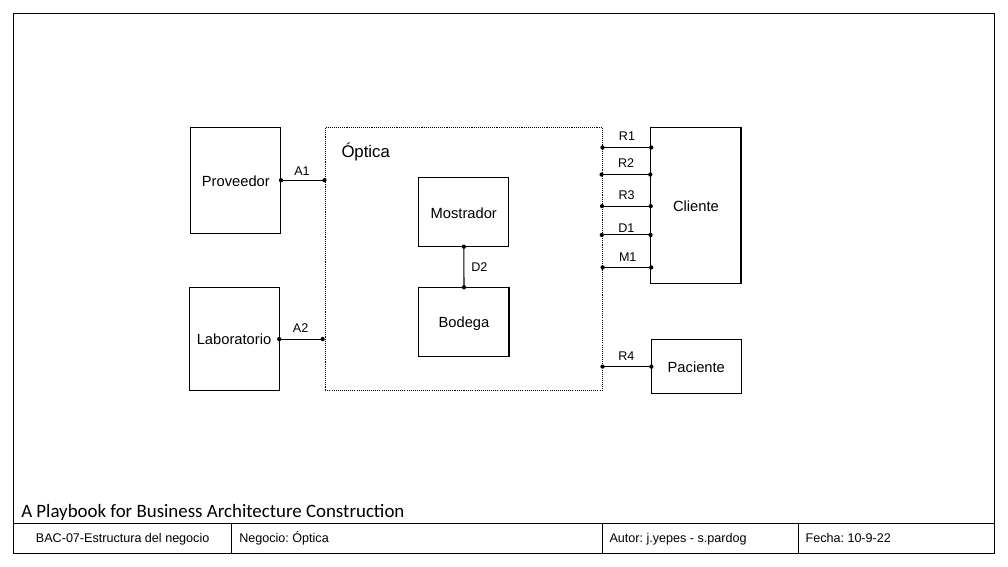
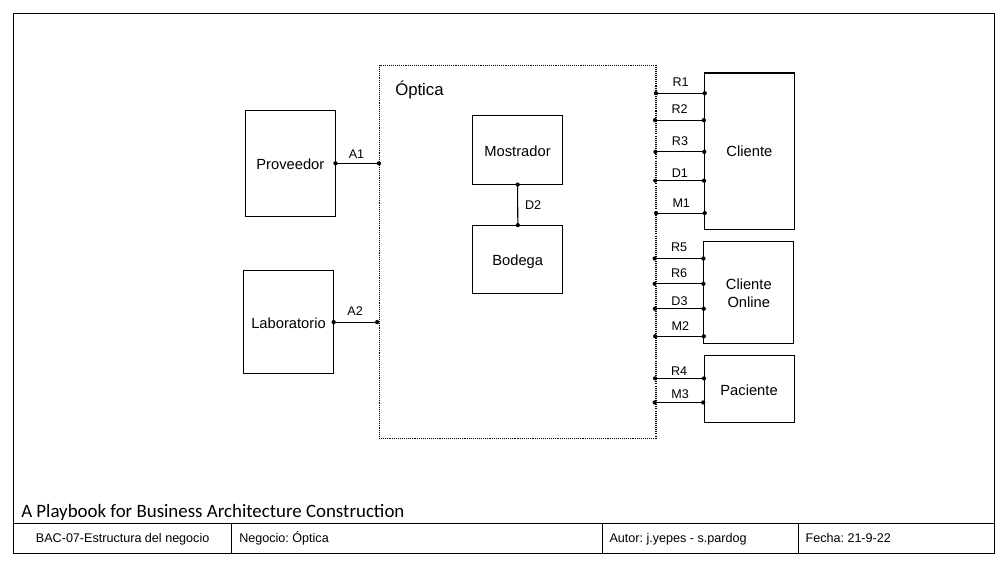
Before and after one commit to sergio-juandiego/arquiemp, a slide deck: slide 1 of HT-6/Optica BAC-07-Estructura del negocio.pptx. Drawn at 1008x567 pixels with LibreOffice and Linux fonts; fonts in the diff are those of the drawing. Boxes give left, top, right and bottom in pixels: in the first picture for what was removed or moved away, otherwise in the second. Text is boxed around its words. In the diff, an @@ line names an element or a change of style, - is before the commit and + after.

```diff
--- a/HT-6/Optica BAC-07-Estructura del negocio.pptx
+++ b/HT-6/Optica BAC-07-Estructura del negocio.pptx
@@ rectangle: place and size @@
-rectangle at [325,127,602,391]
+rectangle at [380,65,656,438]
@@ 2 texts, 2 rectangles, 2 double arrows: place and size @@
-2 texts, 2 rectangles, 2 double arrows at [189,127,324,391]
+2 texts, 2 rectangles, 2 double arrows at [243,110,379,374]
@@ 2 rectangles, 2 texts, 1 double arrow: place and size @@
-2 rectangles, 2 texts, 1 double arrow at [342,143,509,356]
+2 rectangles, 2 texts, 1 double arrow at [395,81,563,294]
@@ 5 texts, 5 double arrows, 1 rectangle: place and size @@
-5 texts, 5 double arrows, 1 rectangle at [602,127,741,284]
+5 texts, 5 double arrows, 1 rectangle at [656,73,795,230]
@@ double arrow added from (655, 259) to (703, 259), #000000 1 pt @@
@@ text added at [671,242,687,251], 12 pt, text #000000 @@
+R5
@@ text added at [671,268,687,277], 12 pt, text #000000 @@
+R6
@@ rectangle added at [704,242,794,343], fill #FFFFFF, outline #000000 1 pt, 14 pt, text #000000 @@
+Cliente Online
@@ double arrow added from (655, 284) to (703, 284), #000000 1 pt @@
@@ text added at [671,296,687,309], 12 pt, text #000000 @@
+D3
@@ double arrow added from (655, 309) to (704, 309), #000000 1 pt @@
@@ text added at [672,321,689,330], 12 pt, text #000000 @@
+M2
@@ double arrow added from (656, 337) to (704, 337), #000000 1 pt @@
@@ text "R4": place and size @@
-text "R4" at [618,351,634,360]
+text "R4" at [671,366,687,375]
@@ rectangle "Paciente": place and size @@
-rectangle "Paciente" at [652,340,742,393]
+rectangle "Paciente" at [704,356,794,423]
@@ double arrow moved from (603, 367) - (652, 367) to (656, 379) - (704, 379) @@
@@ text added at [671,389,688,398], 12 pt, text #000000 @@
+M3
@@ double arrow added from (655, 402) to (703, 402), #000000 1 pt @@
@@ table at [14,523,994,554] @@
-row 1, column 4: Fecha: 10-9-22
+row 1, column 4: Fecha: 21-9-22
```
Also in this commit, not shown: 5 other files.
